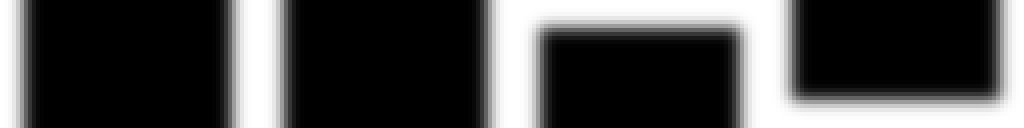
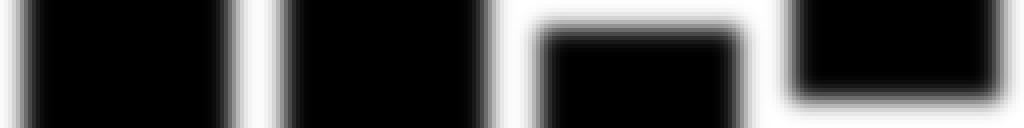
Layer changes from the first w=1024, h=128 image to the second:
painted on "Layer 2" over <box>0,0,1024,128</box>
